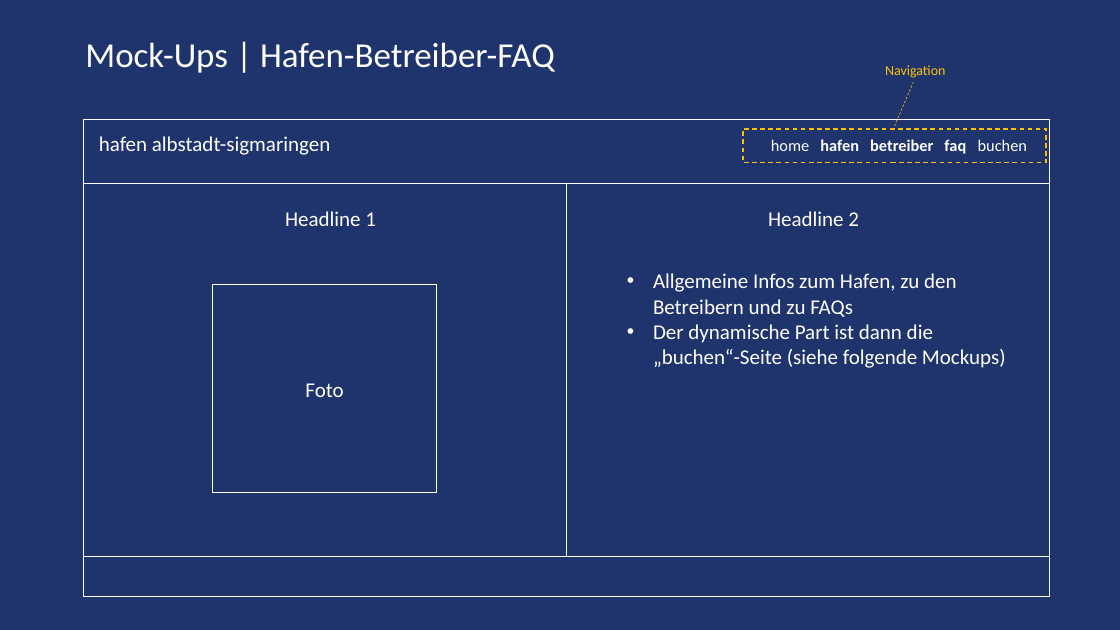
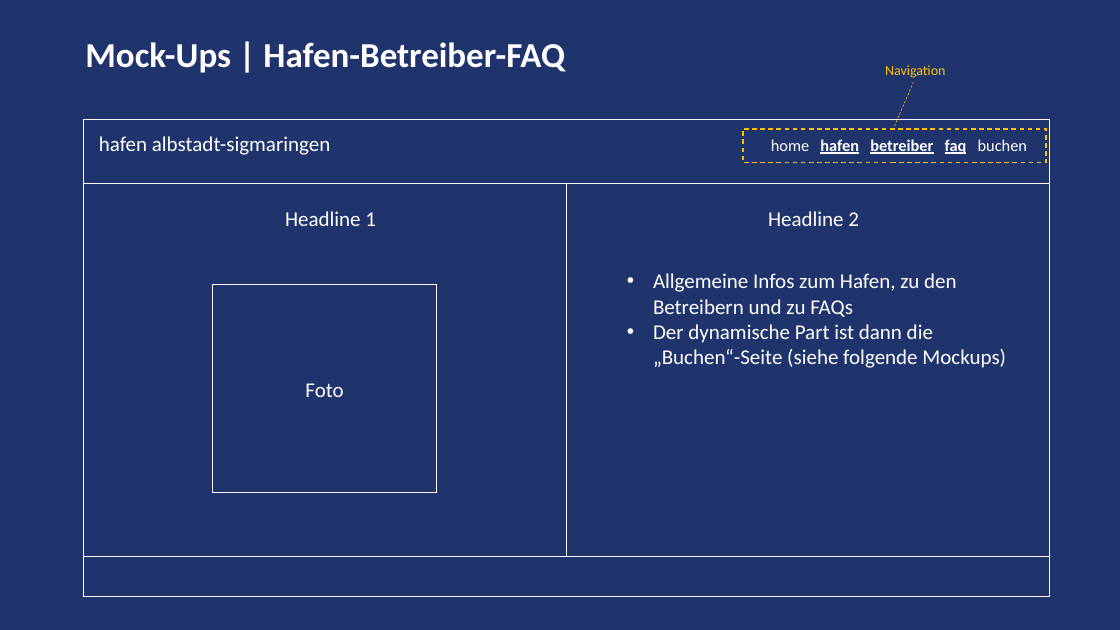
Before and after one commit to blakars/Booking-Website, a slide deck: slide 7 of Orga/Teil1_Geschaeftsvorschlag_223027.pptx. Drawn at 1120x630 pixels with LibreOffice and Linux fonts; fonts in the diff are those of the drawing. Boxes give left, top, right and bottom in pixels: in the first picture for what was removed or moved away, otherwise in the second. Text is boxed around its words. In the diff, an @@ line names an element or a change of style, - is before the commit and + after.

```diff
--- a/Orga/Teil1_Geschaeftsvorschlag_223027.pptx
+++ b/Orga/Teil1_Geschaeftsvorschlag_223027.pptx
@@ title "Mock-Ups | Hafen-Betreiber-FAQ" at bbox=[85, 42, 565, 73]: bold on @@
@@ text "hafen albstadt-sigmaringen home hafen betreiber ..." at bbox=[99, 136, 1027, 155]: underline on in "hafen betreiber faq" @@
@@ text at bbox=[653, 324, 1006, 368]: text changed @@
-• Der dynamische Part ist dann die „buchen“-Seite (siehe folgende Mockups)
+• Der dynamische Part ist dann die „Buchen“-Seite (siehe folgende Mockups)
```
Also in this commit, not shown: 9 other slides changed.
